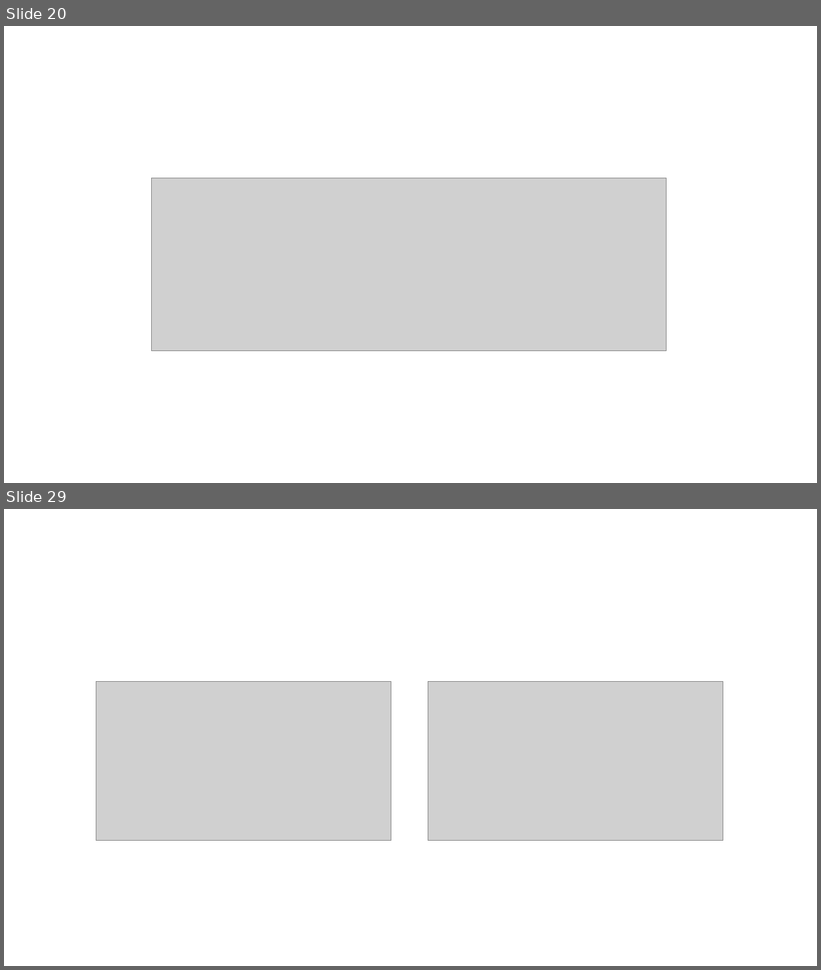
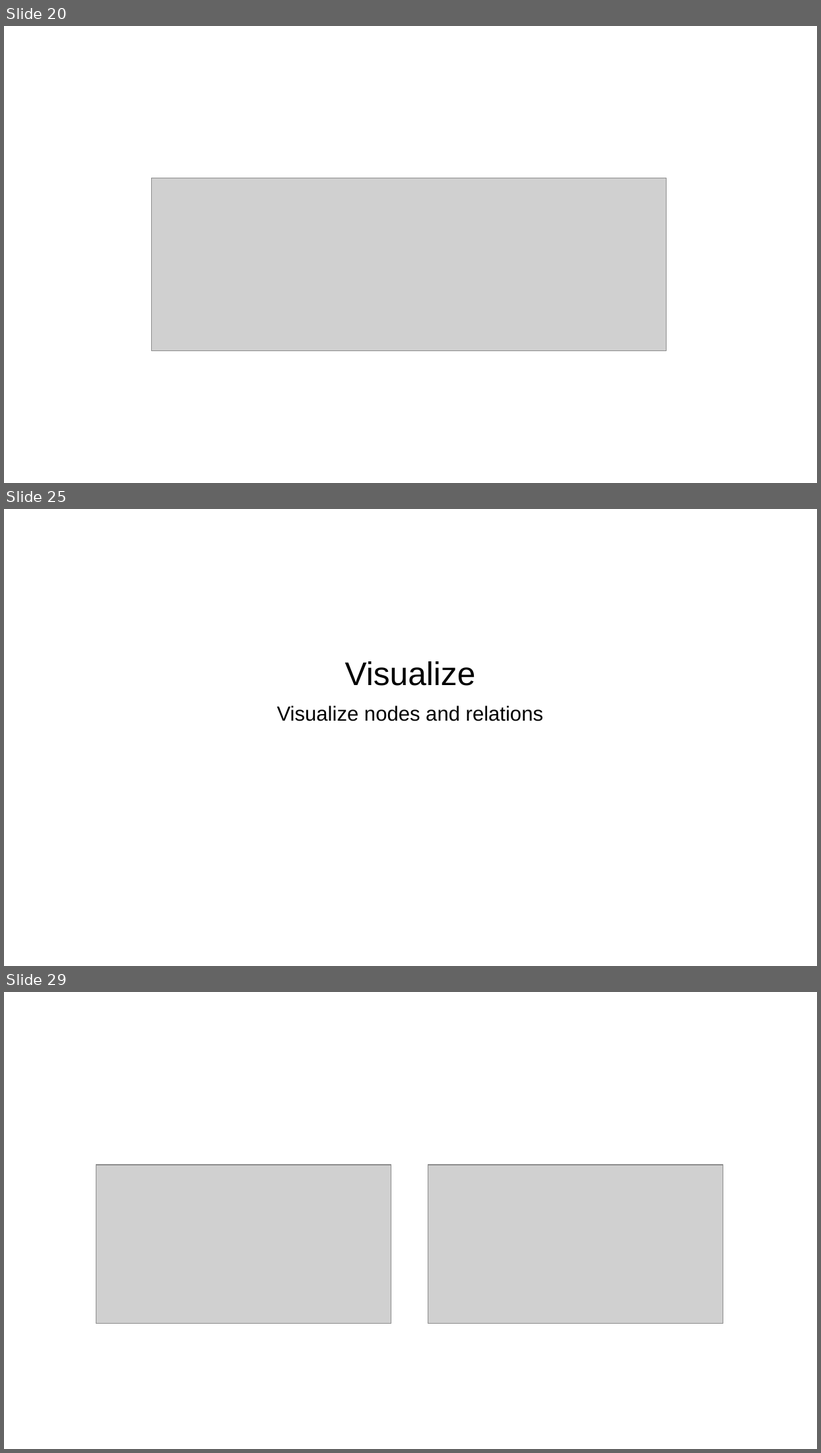
Before and after one commit to skrabbenborg/nosql-talk, a slide deck: presentation/presentation.pptx. Shown one above the other, each under a label of ours: slides 20 and 29 before the commit, slides 20, 25 and 29 after it; the slides between them are not shown. The pictures are 821x970 and 821x1453 pixels, drawn with LibreOffice and Linux fonts; fonts in the diff are those of the drawing; grey boxes stand for pictures; background and template pictures are left out. Boxes give left, top, right and bottom in pixels: in the first picture for what was removed or moved away, otherwise in the second. Text is boxed around its words. In the diff, an @@ line names an element or a change of style, - is before the commit and + after.

```diff
--- a/presentation/presentation.pptx
+++ b/presentation/presentation.pptx
@@ slide 25 added at [4, 509, 817, 966], background picture (left out) @@
@@ text added at [277, 661, 543, 722], 20 pt, text #000000 @@
+Visualize
+Visualize nodes and relations
```
Also in this commit, not shown: 4 slides changed, 5 other slides added, 6 slides removed, 4 other files.
